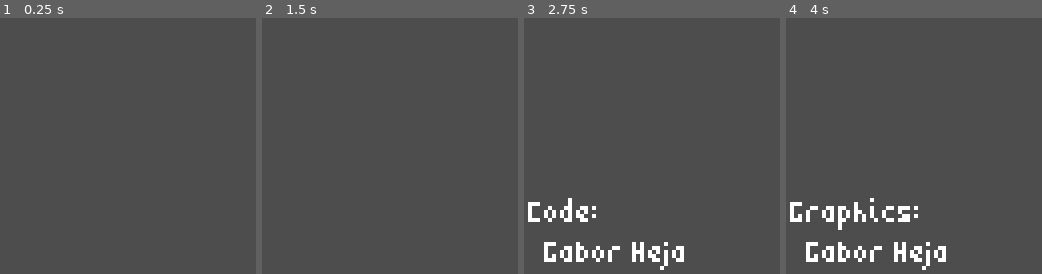
Above: before the commit, frames 1-4 (left to right).
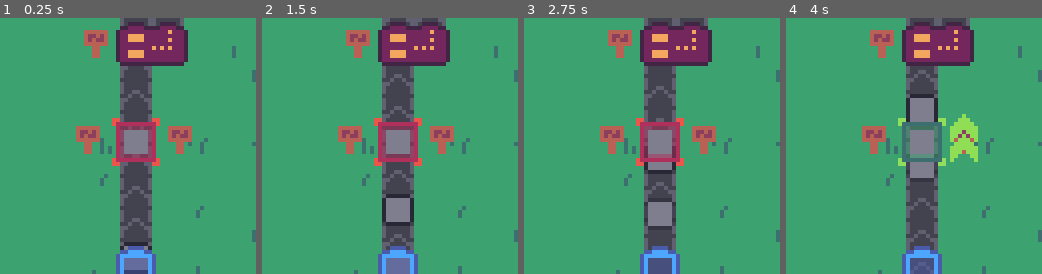
Above: after the commit, the same moments.

Repository: gheja/boxez
Game: Godot game, scene res://scenes/menu_screen.tscn
Two runs of this game, one before a commit and one after it. Both use one fixed random seed, a clock stepped at 60 frames per second and the inputs below.
Inputs (mouse positions are in pixels of both pictures, inside the frame that each line leads up to):
- Up to frame 1 (0.25 s): no input
- Up to frame 2 (1.5 s): tap Enter at 0.5 s; move the mouse to (446, 133) at 0.52 s; hold Right (ui_right) 0.53-1.28 s; click (446, 133) at 0.67 s; move the mouse to (338, 158) at 1.27 s; hold Down (ui_down) from 1.28 s (still down)
- Up to frame 3 (2.75 s): move the mouse to (677, 89) at 2.02 s; release Down (ui_down) at 2.03 s; hold Right (ui_right) from 2.03 s (still down)
- Up to frame 4 (4 s): move the mouse to (901, 197) at 2.77 s; release Right (ui_right) at 2.78 s; hold Up (ui_up) 2.78-3.53 s; click (901, 197) at 2.92 s; move the mouse to (990, 184) at 3.52 s; hold Left (ui_left) from 3.53 s (still down)

The runs differ from the first frame. In frame 1, 95% of the frame differs, in the area x 0-100%, y 0-100%; in frame 2, 96%; in frame 3, 96%; in frame 4, 96%.

Commit message:
Creating the demo for the title screen

Diff:
--- a/src/scenes/building_miner.tscn
+++ b/src/scenes/building_miner.tscn
@@ -6,7 +6,7 @@
 [sub_resource type="RectangleShape2D" id="RectangleShape2D_ys10p"]
 size = Vector2(8, 8)
 
-[node name="BuildingMiner" type="Node2D"]
+[node name="BuildingMiner" type="Node2D" groups=["building_miners"]]
 script = ExtResource("1_3anpf")
 
 [node name="Visuals" type="Node2D" parent="."]
--- a/src/scenes/level_2.tscn
+++ b/src/scenes/level_2.tscn
@@ -273,6 +273,17 @@
 [node name="CameraStartPosition" type="Marker2D" parent="." groups=["camera_start_positions"]]
 position = Vector2(76, 52)
 
+[node name="DemoCameraPositions" type="Node2D" parent="."]
+
+[node name="Marker2D3" type="Marker2D" parent="DemoCameraPositions"]
+position = Vector2(28, -68)
+
+[node name="Marker2D" type="Marker2D" parent="DemoCameraPositions"]
+position = Vector2(116, -28)
+
+[node name="Marker2D2" type="Marker2D" parent="DemoCameraPositions"]
+position = Vector2(84, -52)
+
 [editable path="BuildingsContainer/BuildingGoal_L3"]
 [editable path="BuildingsContainer/BuildingGoal_L4"]
 [editable path="BuildingsContainer/BuildingGoal_L5"]
--- a/src/scenes/level_common.gd
+++ b/src/scenes/level_common.gd
@@ -1,4 +1,6 @@
 extends Node2D
+
+@export var demo_mode = false
 
 @onready var level_lock_tilemap = $LevelLockTileMap as TileMap
 @onready var fog_tilemap = $FogTileMap as TileMap
@@ -170,14 +172,35 @@
 	for coord in level_lock_tilemap.get_used_cells(0):
 		copy_cell_params(fog_tilemap, Vector2(0, -3), coord, 0, 0)
 
+func do_ticks_on_objects():
+	var objects = []
+	objects.append_array($ObjectsContainer.get_children())
+	objects.append_array($BuildingsContainer.get_children())
+	objects.append_array($EffectsContainer.get_children())
+
+	for obj in objects:
+		if "_process" in obj:
+			obj._process(1/60)
+
+func do_miner_mining():
+	for obj in get_tree().get_nodes_in_group("building_miners"):
+		obj._on_timer_timeout()
+
+func do_ticks(tick_count: int):
+	for i in range(tick_count):
+		do_ticks_on_objects()
+		if i % 168 == 0:
+			do_miner_mining()
+
 func _ready():
-	toolbar_overlay = Lib.get_first_group_member("toolbar_overlays")
-
-	init_fog_tilemap()
-	remove_unlocked_objects()
-	unlock_level(1)
-	toolbar_overlay.unlock_tool("belt")
-	level_lock_tilemap.modulate = Color.WHITE
+	if not demo_mode:
+		toolbar_overlay = Lib.get_first_group_member("toolbar_overlays")
+
+		init_fog_tilemap()
+		remove_unlocked_objects()
+		unlock_level(1)
+		toolbar_overlay.unlock_tool("belt")
+		level_lock_tilemap.modulate = Color.WHITE
 
 	# level lock
 	level_lock_tilemap.set_layer_enabled(0, false)
@@ -188,7 +211,13 @@
 	Signals.connect("goal_completed", on_goal_completed)
 	Signals.connect("active_tool_changed", on_active_tool_changed)
 
+	if demo_mode:
+		do_ticks(1000)
+
 func on_goal_completed(level_index: int):
+	if demo_mode:
+		return
+
 	unlock_level(level_index)
 
 	if level_index == 2:
--- a/src/scenes/menu_screen.tscn
+++ b/src/scenes/menu_screen.tscn
@@ -1,7 +1,16 @@
-[gd_scene load_steps=2 format=3 uid="uid://db5j1uoov56xn"]
+[gd_scene load_steps=3 format=3 uid="uid://db5j1uoov56xn"]
 
 [ext_resource type="PackedScene" uid="uid://ctvj2blxjjd7s" path="res://scenes/menu_overlay.tscn" id="1_eseft"]
+[ext_resource type="PackedScene" uid="uid://u68m30qi8ti0" path="res://scenes/level_2.tscn" id="2_id8pa"]
 
 [node name="MenuScreen" type="Node2D"]
 
+[node name="LevelContainer" type="Node2D" parent="."]
+
+[node name="Level2" parent="LevelContainer" instance=ExtResource("2_id8pa")]
+demo_mode = true
+
+[node name="Camera2D" type="Camera2D" parent="." groups=["cameras"]]
+position = Vector2(74, 29)
+
 [node name="MenuOverlay" parent="." instance=ExtResource("1_eseft")]
